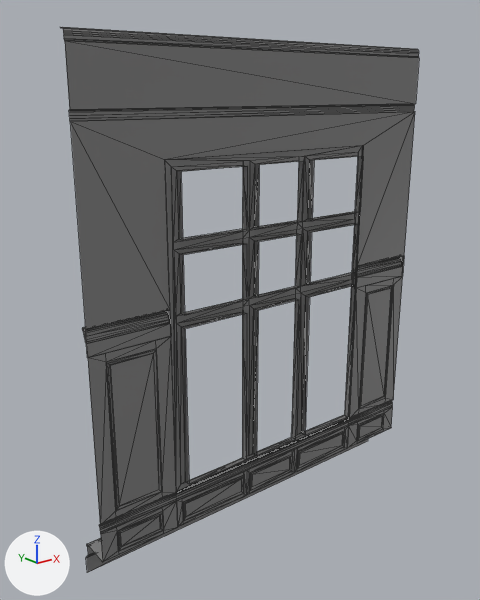
Renders of the FBX model Projet Final Manoir/Manoir_FBX_Unwrapped/AR-StairCaseWall_02.FBX from each side of a commit.
One viewpoint serves both versions: a camera (50 mm lens) standing at (-19.57, -14.83, 13.86) and looking at (-6.97, 0.92, 7.56). Every picture has the same lights, and +X, +Y and +Z are marked at lower left. Mesh edges are drawn as thin lines. Where no turn or scale is listed for an object, it has been applied to the vertices.

In view in the first picture: 'AR-StairCaseWall_02'.
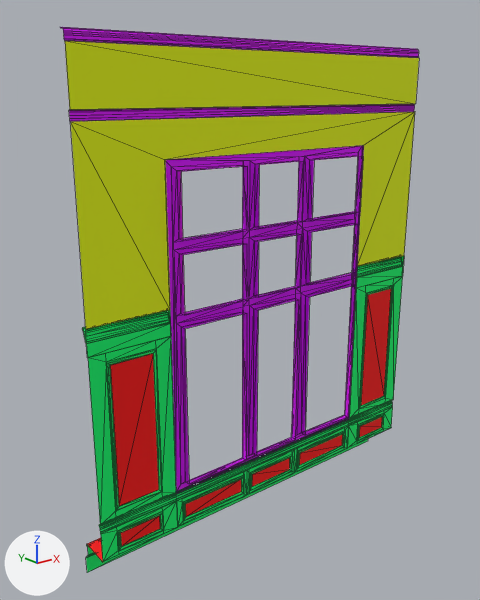
Edits to the bpy script that builds the scene:
```text
Add mat_material__13:
    mat_material__13 = principled_material('Material #13')
    mat_material__13.base_color = (0.729, 0.0, 1.0)  # pink #de00ff
    mat_material__13.roughness = 0.859
Add mat_material__16:
    mat_material__16 = principled_material('Material #16')
    mat_material__16.base_color = (0.816, 0.961, 0.0)  # yellow #e9fb00
    mat_material__16.roughness = 0.859
Add mat_material__14:
    mat_material__14 = principled_material('Material #14')
    mat_material__14.base_color = (0.0, 1.0, 0.165)  # green #00ff71
    mat_material__14.roughness = 0.859
Add mat_material__15:
    mat_material__15 = principled_material('Material #15')
    mat_material__15.base_color = (1.0, 0.0, 0.0)  # red #ff0000
    mat_material__15.roughness = 0.859
Change me_mesh:
    where me_mesh.from_pydata(...)  # 500 vertices, 784 faces; spans x -12.7..0.0, y -0.3..1.1, z 0.0..15.2
    used by ob_ar_staircasewall_02; location = (0.0, 0.0, 0.0)
    me_mesh part 1: 508 of the faces centred in x -12.7..0.0, y 0.0..1.1, z 0.2..8.1 switch from mat_worldgridmaterial (grey #808080) to mat_material__14 (green #00ff71)
    me_mesh part 2: 252 of the faces centred in x -10.2..-2.5, y -0.2..0.2, z 2.3..15.2 switch from mat_worldgridmaterial (grey #808080) to mat_material__13 (pink #de00ff)
    me_mesh part 3: 10 of the faces centred in x -9.1..-1.0, y 0.0..0.7, z 1.1..1.6 switch from mat_worldgridmaterial (grey #808080) to mat_material__15 (red #ff0000)
    me_mesh part 4: 2 of the faces centred in x -11.7..-11.2, y 0.0, z 1.5..1.6 switch from mat_worldgridmaterial (grey #808080) to mat_material__15 (red #ff0000)
    me_mesh part 5: 2 of the faces centred in x -11.7..-11.2, y 0.0, z 4.1..5.6 switch from mat_worldgridmaterial (grey #808080) to mat_material__15 (red #ff0000)
    me_mesh part 6: 2 of the faces centred in x -1.5..-1.0, y 0.0, z 4.1..5.6 switch from mat_worldgridmaterial (grey #808080) to mat_material__15 (red #ff0000)
    me_mesh part 7: 2 of the faces centred in x -11.9..-11.0, y 0.0, z 9.8..11.2 switch from mat_worldgridmaterial (grey #808080) to mat_material__16 (yellow #e9fb00)
    me_mesh part 8: 2 of the faces centred in x -8.5..-7.6, y 0.0, z 12.9..14.0 switch from mat_worldgridmaterial (grey #808080) to mat_material__16 (yellow #e9fb00)
    me_mesh part 9: 2 of the faces centred in x -4.2, y 0.0, z 12.5..14.5 switch from mat_worldgridmaterial (grey #808080) to mat_material__16 (yellow #e9fb00)
    me_mesh part 10: 2 of the faces centred in x -1.7..-0.8, y 0.0, z 9.8..11.2 switch from mat_worldgridmaterial (grey #808080) to mat_material__16 (yellow #e9fb00)
```

Pixel boxes [x1, y1, x2, y2] of what changed, in the pictures (480 x 600 px):
part 1 of me_mesh, recoloured (grey to green): [82, 256, 404, 573] in both
part 2 of me_mesh, recoloured: [60, 27, 419, 494] in both
part 3 of me_mesh, recoloured (grey to red): [87, 417, 382, 562] in both
part 4 of me_mesh, recoloured (grey to red): [121, 516, 160, 546] in both
part 5 of me_mesh, recoloured (grey to red): [110, 354, 159, 506] in both
part 6 of me_mesh, recoloured (grey to red): [361, 289, 391, 405] in both
part 7 of me_mesh, recoloured (grey to yellow): [70, 121, 170, 329] in both
part 8 of me_mesh, recoloured (grey to yellow): [65, 41, 413, 160] in both
part 9 of me_mesh, recoloured (grey to yellow): [70, 41, 419, 160] in both
part 10 of me_mesh, recoloured (grey to yellow): [357, 112, 415, 266] in both
